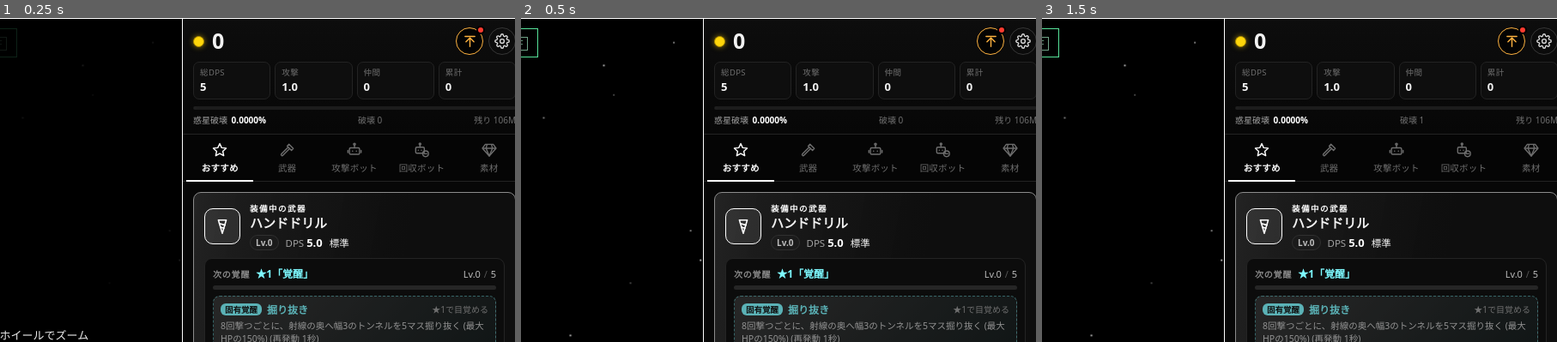
Above: before the commit, frames 1-3 (left to right).
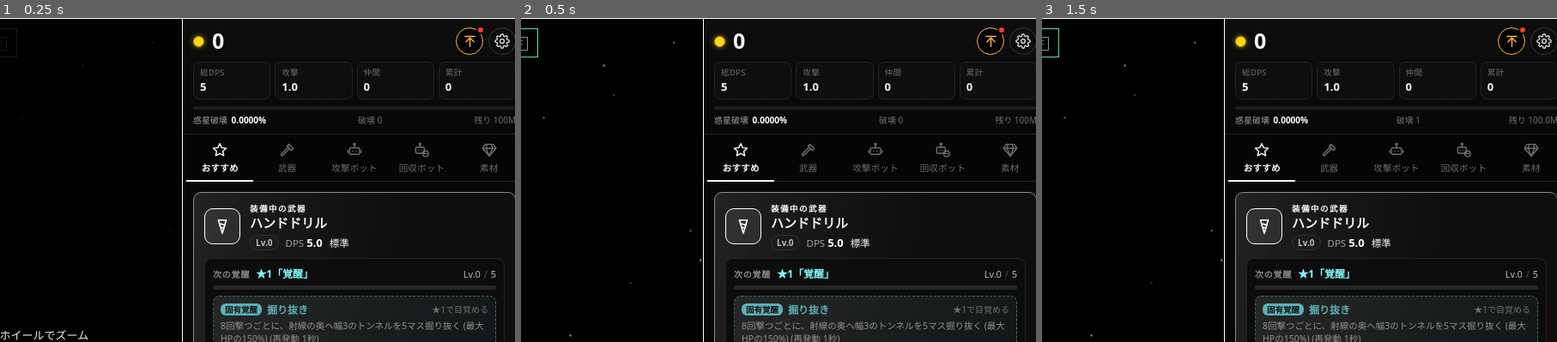
Above: after the commit, the same moments.

Repository: euphmat/billion_shooting
Game: browser game, page index.html
Two runs of this game, one before a commit and one after it. Both use one fixed random seed, a clock stepped at 60 frames per second and the inputs below.
Inputs:
- Up to frame 1 (0.25 s): no input
- Up to frame 2 (0.5 s): click "START" at 0.27 s
- Up to frame 3 (1.5 s): hold Right from 1.03 s (still down); tap Space at 1.1 s
The pictures show only the part of the screen within x 49-99%, y 0-50%; the shares and areas given below are measured in that part.

The runs differ from the first frame. In frame 1, less than 0.1% of the frame differs, in the area x 97-99%, y 30-32%; in frame 2, less than 0.1%; in frame 3, 0.2%, in the area x 68-99%, y 30-33%.

Commit message:
v108: 惑星破壊率とエンディングを同時に流れるように
- 惑星破壊率は主惑星 (1億ブロック) だけを見るようにした。衛星・小惑星・最難関を壊しても惑星破壊率は進まない
- 主惑星の最後の1ブロックを壊した瞬間に破壊率が100%になり、同時にエンディングが流れる
- gameClear で HUD を100%に更新してからシネマティックに入る
- APP_VERSION を108に上げ、アップデート履歴に追記

Diff:
--- a/js/game/ending.js
+++ b/js/game/ending.js
@@ -18,6 +18,8 @@
   if (state.endingSeen || cleared) return;
   state.endingSeen = true; cleared = true;
   saveNow(); flushWorld(true); updateClearBadge();
+  // 破壊率 100% の表示とエンディングを同時に: 本体ループは cleared で止まるので、ここで HUD を 100% に更新してから演出に入る
+  if (typeof updateHUD === "function") updateHUD();
   if (quiet){ showEndingScreen(); return; }   // 起動時点で既に破壊し尽くしていた場合: 演出なしで結果画面だけ出す
   sndClear();
   startCinematic();
--- a/js/manifest.js
+++ b/js/manifest.js
@@ -10,7 +10,7 @@
    ファイルを足すときは APP_SCRIPTS の「読み込み順」に注意: 全て通常の <script> と同じく
    グローバルを共有するので、読み込み時に実行されるコードは先に読まれたファイルにしか依存できない。
    ========================================================= */
-const APP_VERSION = 107;
+const APP_VERSION = 108;
 
 const APP_STYLES = ["css/style.css", "css/side.css", "css/mobile.css"];
 
--- a/js/ui/hud.js
+++ b/js/ui/hud.js
@@ -21,11 +21,16 @@
 }
 function updateHUD(){
   refreshAffordability();
-  const pct = Math.min(100, state.destroyed / WORLD_TOTAL * 100), w = Math.max(pct, 0.05).toFixed(4) + "%", bar = $("sideProgress");
-  setText($("sidePct"), pct.toFixed(pct < 10 ? 4 : 2) + "%");
+  // 惑星破壊率は主惑星 (1億ブロック) だけを見る。衛星・小惑星・最難関を壊しても進まない。
+  // 主惑星の残数 mainAlive が 0 になる瞬間 = 破壊率 100% = エンディング (gameClear) と同時になる。
+  const mainDestroyed = TARGET_TOTAL - mainAlive;
+  const pct = Math.min(100, mainDestroyed / TARGET_TOTAL * 100), w = Math.max(pct, 0.05).toFixed(4) + "%", bar = $("sideProgress");
+  // 表示の四捨五入で 100.00% が先に出ないように: 主惑星が残っている間は 99.99% が上限
+  const pctText = mainAlive <= 0 ? "100.00%" : Math.min(pct, 99.99).toFixed(pct < 10 ? 4 : 2) + "%";
+  setText($("sidePct"), pctText);
   if (bar._w !== w){ bar._w = w; bar.style.width = w; }
-  setText($("sideDestroyed"), "破壊 " + fmt(state.destroyed));
-  setText($("sideRemain"), "残り " + fmt(Math.max(0, WORLD_TOTAL - state.destroyed)));   // 全天体の残数 (破壊率と同じく全天体の合計で数える)
+  setText($("sideDestroyed"), "破壊 " + fmt(mainDestroyed));
+  setText($("sideRemain"), "残り " + fmt(Math.max(0, mainAlive)));   // 主惑星の残数 (破壊率と同じ主惑星で数える)
   setText($("sideCoins"), fmt(state.coins));
   const r = coinRate();
   setText($("sideRate"), r >= 1 ? "+" + fmt(r) + "/秒" : "");
--- a/js/ui/settings.js
+++ b/js/ui/settings.js
@@ -42,6 +42,11 @@
 //   v: バージョン / d: 公開日 (YYYY-MM-DD) / text: 1文のまとめ (省略可) / items: 箇条書き (省略可)
 //   before: true なら「d 以前」と表示する (v69 以前はリポジトリを作る前のため、正確な日付が残っていない)
 const UPDATE_HISTORY = [
+  { v:108, d:"2026-11-22", text:"惑星破壊率とエンディングが同時に流れるようにした。", items:[
+    "惑星破壊率は主惑星 (1億ブロック) だけを見るようにした。衛星・小惑星・最難関ダンジョンを壊しても惑星破壊率は進まない。",
+    "主惑星の最後の1ブロックを壊した瞬間に破壊率が100%になり、同時にエンディングが流れる。",
+    "「破壊」「残り」の表示も主惑星の数にそろえた。エンディングの統計に出る総破壊ブロック数はこれまで通り全天体の合計。",
+  ]},
   { v:107, d:"2026-11-22", text:"ゲーム内の説明文を短く読みやすく整理した。", items:[
     "武器・スキル・素材・ダンジョン効果・アーティファクトの説明から、効果と関係のない飾りの一文を削った。",
     "「命中時6%で」のように詰めた書き方を、「攻撃が当たると6%の確率で」のように言い直した。",
